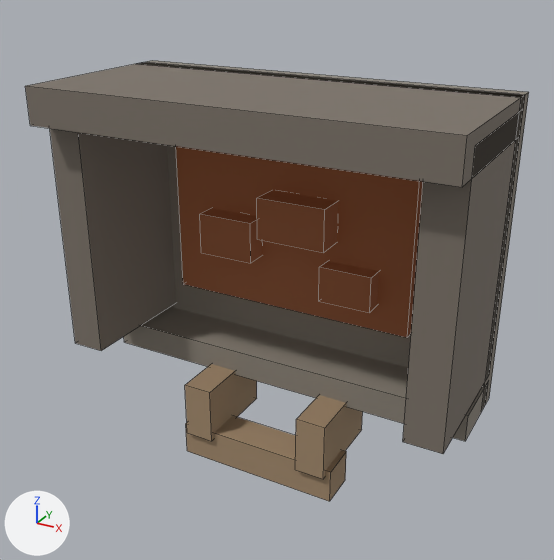
The OBJ model source_art/items/a5/ITM_EMBER_CARRIER_001.obj as it was, and as the next commit left it.
Before and after are seen from a 50 mm lens placed at (0.283, -0.585, 0.229), pointed at (0.005, -0.079, -0.024). The axes (+X, +Y, +Z) are drawn at lower left. The lights are the same throughout. The picture after the commit comes second. Mesh edges are drawn as thin lines. Where no turn or scale is listed for an object, it has been applied to the vertices.

Before the edit, the objects in view are built like this:
```python
ob_back_wind_guard = bpy.data.objects.new('back_wind_guard', me_back_wind_guard)
ob_back_wind_guard.location = (0.0, 0.0, 0.0)
ob_ember_form_a = bpy.data.objects.new('ember_form_a', me_ember_form_a)
ob_ember_form_a.location = (0.0, 0.0, 0.0)
ob_ember_form_b = bpy.data.objects.new('ember_form_b', me_ember_form_b)
ob_ember_form_b.location = (0.0, 0.0, 0.0)
ob_ember_form_c = bpy.data.objects.new('ember_form_c', me_ember_form_c)
ob_ember_form_c.location = (0.0, 0.0, 0.0)
ob_front_lip = bpy.data.objects.new('front_lip', me_front_lip)
ob_front_lip.location = (0.0, 0.0, 0.0)
ob_grip_bar = bpy.data.objects.new('grip_bar', me_grip_bar)
ob_grip_bar.location = (0.0, 0.0, 0.0)
ob_left_wind_guard = bpy.data.objects.new('left_wind_guard', me_left_wind_guard)
ob_left_wind_guard.location = (0.0, 0.0, 0.0)
ob_right_wind_guard = bpy.data.objects.new('right_wind_guard', me_right_wind_guard)
ob_right_wind_guard.location = (0.0, 0.0, 0.0)
ob_tray_base = bpy.data.objects.new('tray_base', me_tray_base)
ob_tray_base.location = (0.0, 0.0, 0.0)
# also in view: 'grip_post_right' at (0.055, -0.075, -0.151); 'grip_post_left' at (-0.055, -0.075, -0.151); 'ember_bed' at (0.0, -0.04, 0.005)
```
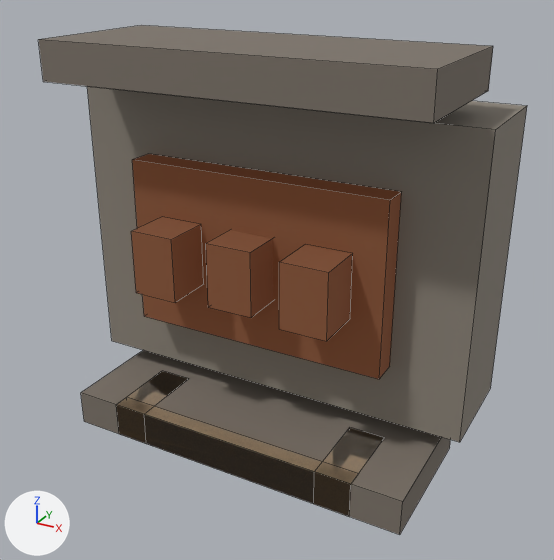
Location of each change, [x1, y1, x2, y2] in pixels of the pictures (554 x 560 px):
'carrier_body', added
    after: [87, 86, 527, 442]
'ember_bed', reshaped (9% wider, 17% taller)
    before: [176, 146, 423, 338]
    after: [132, 154, 402, 379]
'back_wind_guard', deleted
    before: [25, 62, 525, 187]
'heat_guard', added
    after: [38, 25, 493, 123]
'front_guard', added
    after: [81, 350, 450, 535]
'right_wind_guard', deleted
    before: [403, 109, 523, 454]
'left_wind_guard', deleted
    before: [50, 128, 176, 351]
'front_lip', deleted
    before: [124, 307, 489, 441]
'tray_base', deleted
    before: [138, 60, 529, 410]
'grip_bar', reshaped
    before: [186, 416, 346, 501]
    after: [117, 398, 358, 515]
'raised_ember_shape_3', added (brown)
    after: [279, 245, 352, 341]
'grip_post_right', reshaped
    before: [295, 395, 362, 479]
    after: [314, 428, 383, 516]
'raised_ember_shape_1', added (brown)
    after: [131, 217, 203, 303]
'raised_ember_shape_2', added (brown)
    after: [206, 230, 273, 318]
'grip_post_left', reshaped
    before: [185, 364, 257, 441]
    after: [116, 371, 188, 444]
'ember_form_b', deleted (brown)
    before: [257, 191, 338, 252]
'ember_form_a', deleted (brown)
    before: [200, 208, 262, 263]
'ember_form_c', deleted (brown)
    before: [319, 261, 379, 313]

What the commit changed:
me_ember_bed is used by ob_ember_bed; location (0.0, 0.0, 0.0).
me_ember_bed had 8 vertices, 6 faces and spanned x -0.11..0.11, y -0.053..-0.027, z -0.062..0.073.
me_ember_bed now has 8 vertices, 6 faces and spans x -0.11..0.11, y -0.112..-0.09, z -0.07..0.07.
me_ember_bed part 1: the whole mesh is rebuilt.
me_grip_bar is used by ob_grip_bar; location (0.0, 0.0, 0.0).
me_grip_bar had 8 vertices, 6 faces and spanned x -0.0725..0.0725, y -0.111..-0.079, z -0.2..-0.17.
me_grip_bar now has 8 vertices, 6 faces and spans x -0.11..0.11, y -0.158..-0.144, z -0.165..-0.135.
me_grip_bar part 2: the whole mesh is rebuilt.
me_grip_post_left is used by ob_grip_post_left; location (0.0, 0.0, 0.0).
me_grip_post_left had 8 vertices, 6 faces and spanned x -0.068..-0.042, y -0.115..-0.035, z -0.176..-0.126.
me_grip_post_left now has 8 vertices, 6 faces and spans x -0.11..-0.08, y -0.158..-0.092, z -0.165..-0.135.
me_grip_post_left part 3: the whole mesh is rebuilt.
me_grip_post_right is used by ob_grip_post_right; location (0.0, 0.0, 0.0).
me_grip_post_right had 8 vertices, 6 faces and spanned x 0.042..0.068, y -0.115..-0.035, z -0.176..-0.126.
me_grip_post_right now has 8 vertices, 6 faces and spans x 0.08..0.11, y -0.158..-0.092, z -0.165..-0.135.
me_grip_post_right part 4: the whole mesh is rebuilt.
Mesh me_raised_ember_shape_3 is new.
It is a box spanning x 0.046..0.084, y -0.151..-0.111, z -0.026..0.026.
It uses material mat_ember_bed (brown #7c5035).
Mesh me_raised_ember_shape_2 is new.
It is a box spanning x -0.019..0.019, y -0.145..-0.105, z -0.026..0.026.
It uses material mat_ember_bed (brown #7c5035).
Mesh me_raised_ember_shape_1 is new.
It is a box spanning x -0.084..-0.046, y -0.151..-0.111, z -0.026..0.026.
It uses material mat_ember_bed (brown #7c5035).
Mesh me_heat_guard is new.
It is a box spanning x -0.15..0.15, y -0.158..-0.038, z 0.135..0.165.
It uses material mat_heat_guard (grey #7c7369).
Mesh me_front_guard is new.
It is a box spanning x -0.15..0.15, y -0.158..-0.038, z -0.165..-0.135.
It uses material mat_heat_guard (grey #7c7369).
Mesh me_carrier_body is new.
It is a box spanning x -0.17..0.17, y -0.09..0.0, z -0.12..0.12.
It uses material mat_carrier_body (grey #8b8479).
Object 'back_wind_guard' (ob_back_wind_guard) is deleted.
Object 'ember_form_a' (ob_ember_form_a) is deleted.
Object 'ember_form_b' (ob_ember_form_b) is deleted.
Object 'ember_form_c' (ob_ember_form_c) is deleted.
Object 'front_lip' (ob_front_lip) is deleted.
Object 'left_wind_guard' (ob_left_wind_guard) is deleted.
Object 'right_wind_guard' (ob_right_wind_guard) is deleted.
Object 'tray_base' (ob_tray_base) is deleted.
Object 'raised_ember_shape_3' (ob_raised_ember_shape_3) is new; it shows me_raised_ember_shape_3.
Its location is (0.0, 0.0, 0.0).
Object 'raised_ember_shape_2' (ob_raised_ember_shape_2) is new; it shows me_raised_ember_shape_2.
Its location is (0.0, 0.0, 0.0).
Object 'raised_ember_shape_1' (ob_raised_ember_shape_1) is new; it shows me_raised_ember_shape_1.
Its location is (0.0, 0.0, 0.0).
Object 'heat_guard' (ob_heat_guard) is new; it shows me_heat_guard.
Its location is (0.0, 0.0, 0.0).
Object 'front_guard' (ob_front_guard) is new; it shows me_front_guard.
Its location is (0.0, 0.0, 0.0).
Object 'carrier_body' (ob_carrier_body) is new; it shows me_carrier_body.
Its location is (0.0, 0.0, 0.0).
